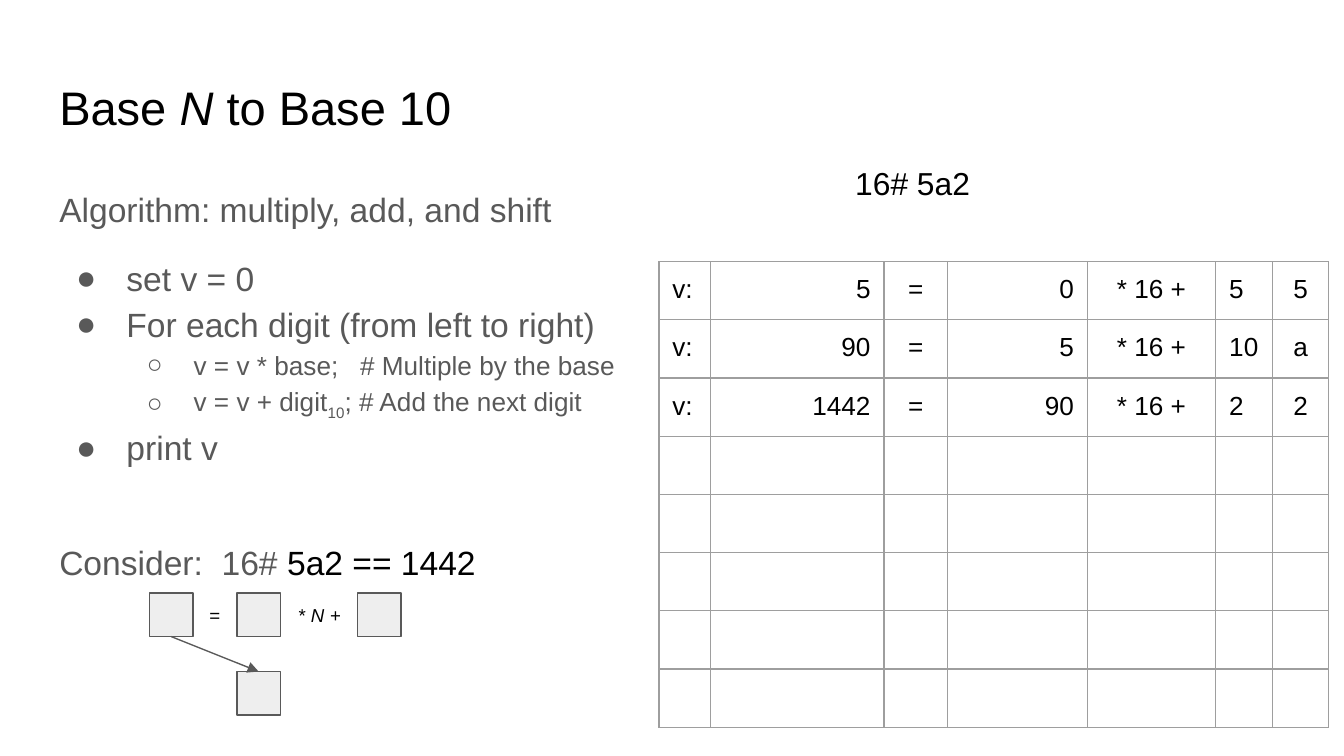
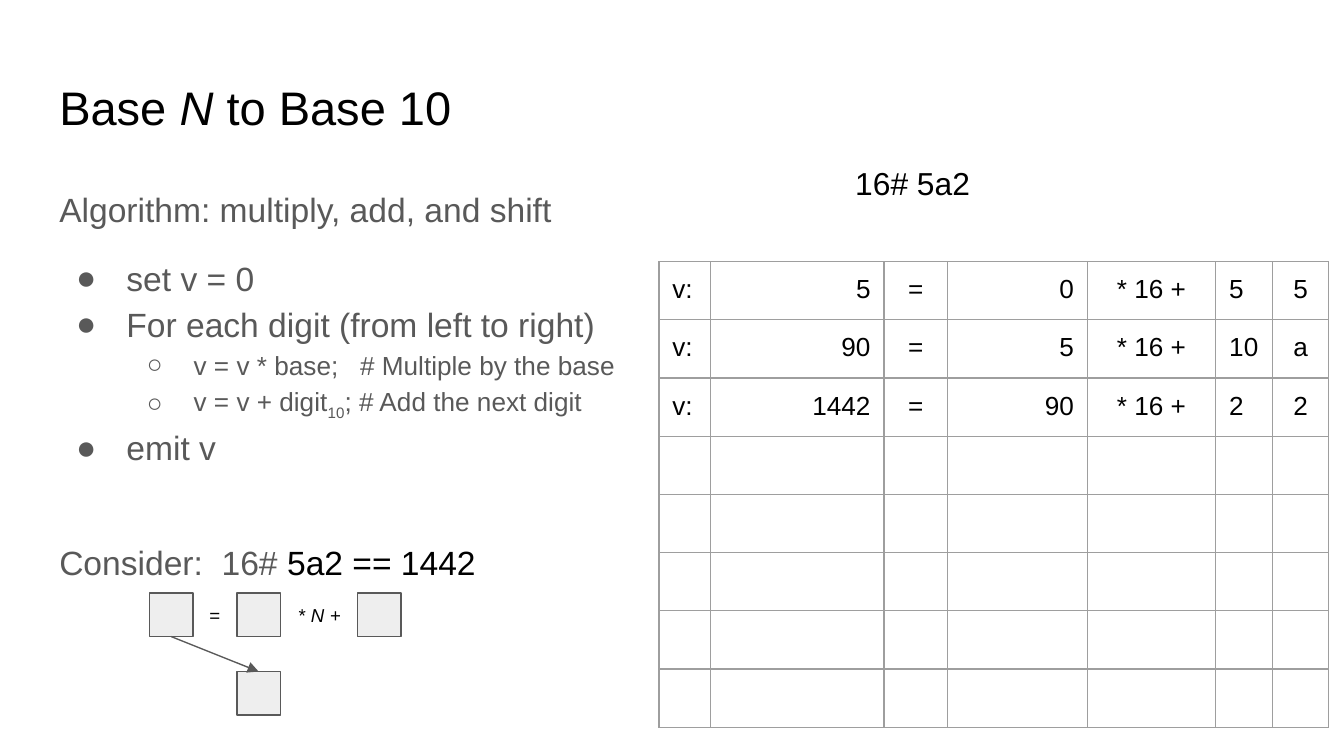
Before and after one commit to sgarcia0206/comp122-f23, a slide deck: slide 2 of format-encodings/slide_presentations/.hidden/conversion-between-bases.pptx. Drawn at 1344x756 pixels with LibreOffice and Linux fonts; fonts in the diff are those of the drawing. Boxes give left, top, right and bottom in pixels: in the first picture for what was removed or moved away, otherwise in the second. Text is boxed around its words. In the diff, an @@ line names an element or a change of style, - is before the commit and + after.

```diff
--- a/format-encodings/slide_presentations/.hidden/conversion-between-bases.pptx
+++ b/format-encodings/slide_presentations/.hidden/conversion-between-bases.pptx
@@ text at <box>126,435,216,461</box>: text changed @@
-● print v
+● emit v
```
Also in this commit, not shown: 2 other slides changed, 1 other file.
